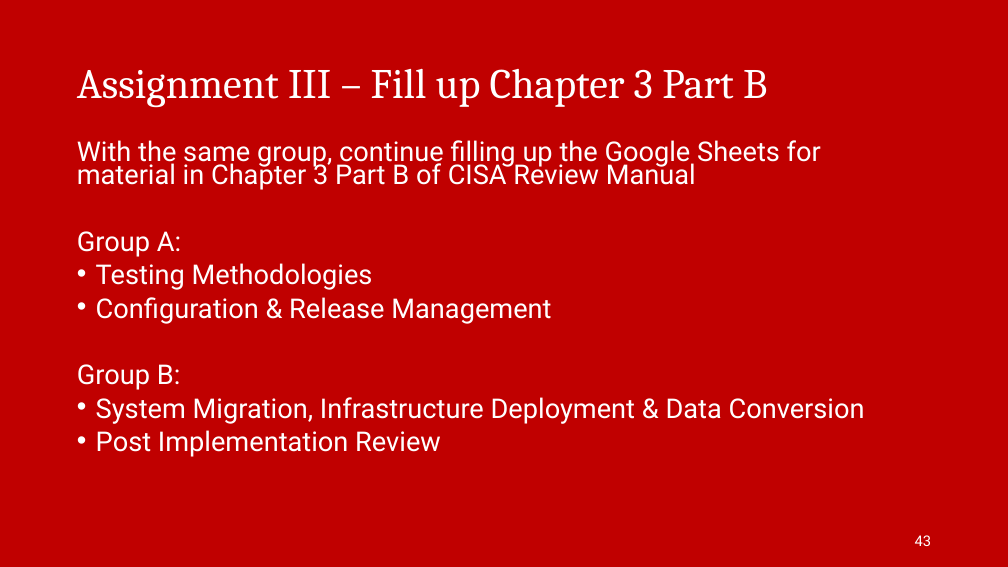
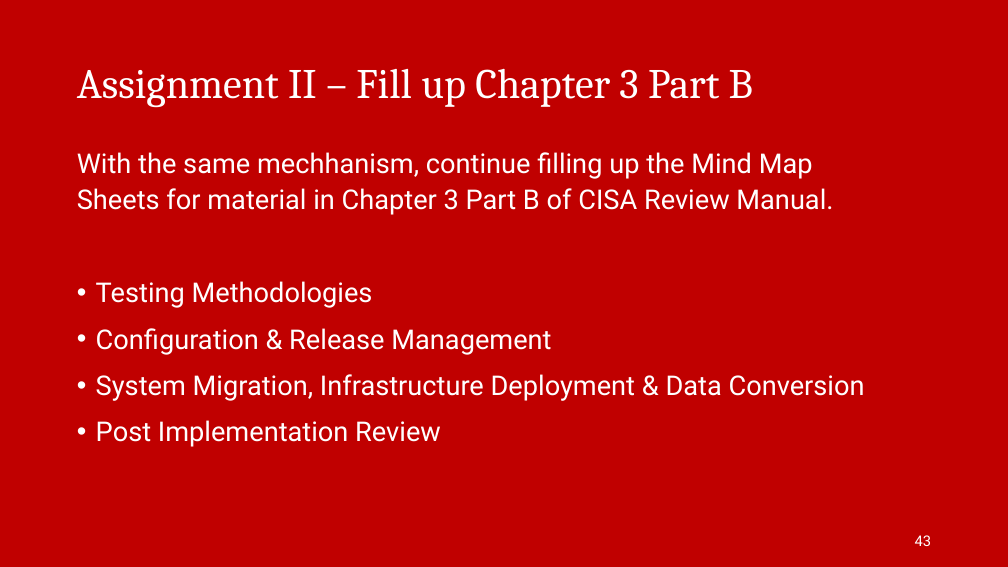
Before and after one commit to irfanradarma/Audit-SI, a slide deck: slide 43 of Slides/2026/03 - IS Acquisition & Development.pptx. Drawn at 1008x567 pixels with LibreOffice and Linux fonts; fonts in the diff are those of the drawing; background and template pictures are left out. Boxes give left, top, right and bottom in pixels: in the first picture for what was removed or moved away, otherwise in the second. Text is boxed around its words. In the diff, an @@ line names an element or a change of style, - is before the commit and + after.

```diff
--- a/Slides/2026/03 - IS Acquisition & Development.pptx
+++ b/Slides/2026/03 - IS Acquisition & Development.pptx
@@ title at <box>77,68,753,108</box>: text changed @@
-Assignment III – Fill up Chapter 3 Part B
+Assignment II – Fill up Chapter 3 Part B
@@ text at <box>77,152,833,215</box>: text changed @@
-With the same group, continue filling up the Google Sheets for material in Chapter 3 Part B of CISA Review Manual
-Group A:
+With the same mechhanism, continue filling up the Mind Map Sheets for material in Chapter 3 Part B of CISA Review Manual.
@@ text at <box>96,281,865,447</box>: line spacing 0.7 to 1.1 @@
@@ text at <box>77,364,181,390</box>: paragraph removed @@
-Group B:
```
Also in this commit, not shown: 2 other slides changed.
